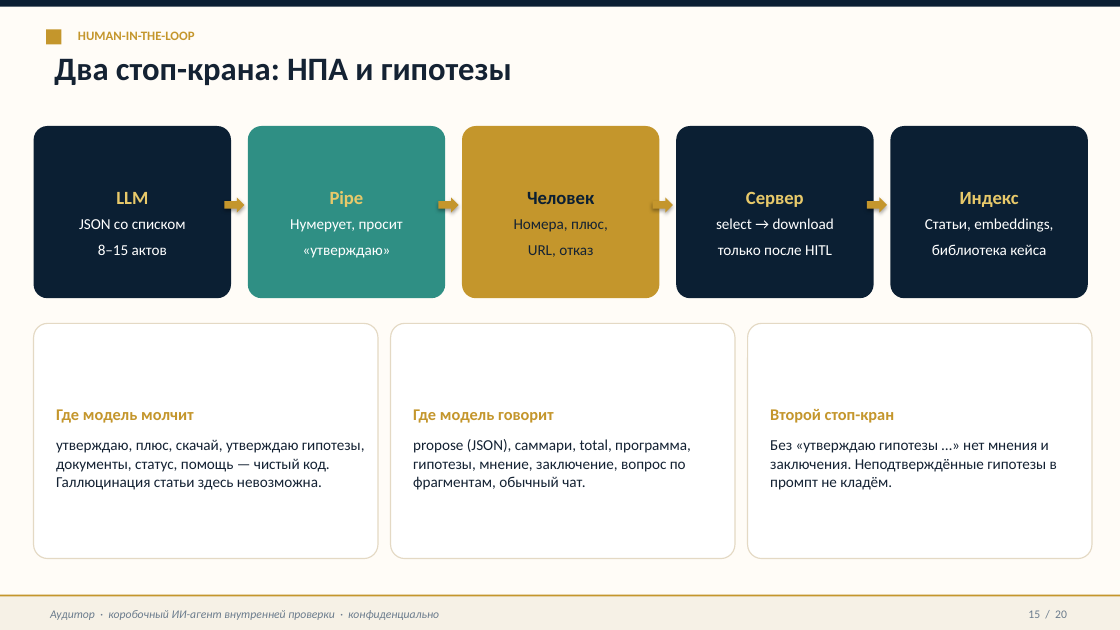
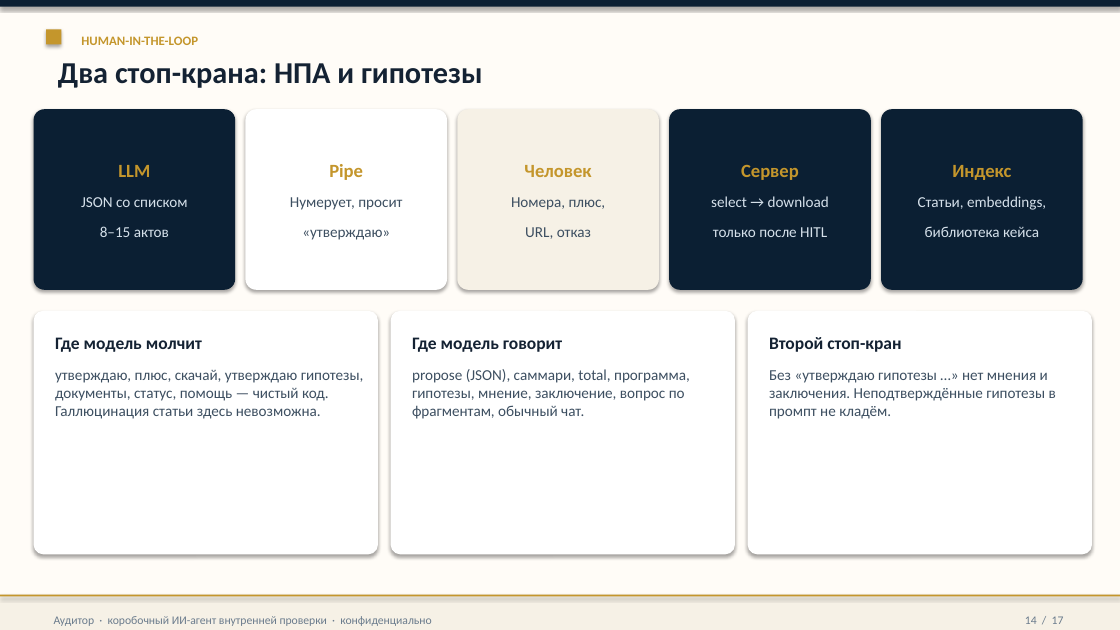
Before and after one commit to sweetd0vee/audit-tools, a slide deck: slide 14 of docs/Аудитор_ИИ-агент_презентация.pptx (slide 15 before the commit). Drawn at 1120x630 pixels with LibreOffice and Linux fonts; fonts in the diff are those of the drawing. Boxes give left, top, right and bottom in pixels: in the first picture for what was removed or moved away, otherwise in the second. Text is boxed around its words. In the diff, an @@ line names an element or a change of style, - is before the commit and + after.

```diff
--- a/docs/Аудитор_ИИ-агент_презентация.pptx
+++ b/docs/Аудитор_ИИ-агент_презентация.pptx
@@ shadow on in 5 elements at box(0, 0, 1120, 630), box(0, 0, 1120, 7), box(0, 595, 1120, 630), box(0, 595, 1120, 597), box(46, 29, 61, 45) @@
@@ text "HUMAN-IN-THE-LOOP": place and size @@
-text "HUMAN-IN-THE-LOOP" at box(78, 31, 195, 40)
+text "HUMAN-IN-THE-LOOP" at box(81, 36, 198, 45)
@@ text "Два стоп-крана: НПА и гипотезы" at box(58, 63, 483, 88): size 28 to 26 pt @@
@@ rounded rectangle "LLM": place and size @@
-rounded rectangle "LLM" at box(34, 126, 231, 298)
+rounded rectangle "LLM" at box(34, 109, 235, 290)
@@ rounded rectangle "Pipe": place and size @@
-rounded rectangle "Pipe" at box(248, 126, 445, 298)
+rounded rectangle "Pipe" at box(245, 109, 447, 290)
@@ rounded rectangle "Pipe" at box(245, 109, 447, 290): fill #2F8F84 to #FFFFFF; shadow on; proportions changed @@
@@ rounded rectangle "Человек": place and size @@
-rounded rectangle "Человек" at box(462, 126, 660, 298)
+rounded rectangle "Человек" at box(457, 109, 659, 290)
@@ rounded rectangle "Человек" at box(457, 109, 659, 290): fill #C4962C to #F6F1E6; shadow on; proportions changed @@
@@ rounded rectangle "Сервер": place and size @@
-rounded rectangle "Сервер" at box(676, 126, 874, 298)
+rounded rectangle "Сервер" at box(670, 109, 871, 290)
@@ shadow on; proportions changed in 3 elements at box(34, 109, 235, 290), box(670, 109, 871, 290), box(881, 109, 1083, 290) @@
@@ rounded rectangle "Индекс": place and size @@
-rounded rectangle "Индекс" at box(891, 126, 1088, 298)
+rounded rectangle "Индекс" at box(881, 109, 1083, 290)
@@ text in rounded rectangle at box(118, 165, 150, 177): text colour #E8C96A to #C4962C in "LLM"; more space between paragraphs @@
@@ text in rounded rectangle at box(329, 164, 363, 180): text colour #E8C96A to #C4962C in "Pipe"; more space between paragraphs @@
@@ text in rounded rectangle at box(524, 165, 591, 177): text colour #0B1F33 to #C4962C in "Человек"; more space between paragraphs @@
@@ text in rounded rectangle at box(741, 165, 799, 180): text colour #E8C96A to #C4962C in "Сервер"; more space between paragraphs @@
@@ text in rounded rectangle at box(952, 165, 1011, 180): text colour #E8C96A to #C4962C in "Индекс"; more space between paragraphs @@
@@ text in rounded rectangle at box(81, 197, 188, 237): text changed; text colour #FFFFFF to #D5E0EA @@
-JSON со списком
-8–15 актов
+JSON со списком
+8–15 актов
@@ right arrow removed at box(224, 197, 245, 213) @@
@@ text in rounded rectangle at box(290, 197, 402, 240): text changed; text colour #FFFFFF to #3D4F61 @@
-Нумерует, просит
-«утверждаю»
+Нумерует, просит
+«утверждаю»
@@ right arrow removed at box(439, 197, 459, 213) @@
@@ text in rounded rectangle at box(511, 197, 606, 239): text changed; text colour #142233 to #3D4F61 @@
-Номера, плюс,
-URL, отказ
+Номера, плюс,
+URL, отказ
@@ right arrow removed at box(653, 197, 673, 213) @@
@@ text in rounded rectangle at box(711, 196, 829, 237): text changed; text colour #FFFFFF to #D5E0EA @@
-select → download
-только после HITL
+select → download
+только после HITL
@@ right arrow removed at box(867, 197, 887, 213) @@
@@ text in rounded rectangle at box(918, 196, 1046, 237): text changed; text colour #FFFFFF to #D5E0EA @@
-Статьи, embeddings,
-библиотека кейса
+Статьи, embeddings,
+библиотека кейса
@@ rounded rectangle "Где модель молчит": place and size @@
-rounded rectangle "Где модель молчит" at box(34, 323, 378, 559)
+rounded rectangle "Где модель молчит" at box(34, 311, 378, 555)
@@ rounded rectangle "Где модель молчит" at box(34, 311, 378, 555): size 14 to 15 pt, text colour #C4962C to #142233 in "Где модель молчит"; text colour #142233 to #3D4F61 in "утверждаю, плюс, скачай, утверждаю гипотезы, документы, стат ..."; more space between paragraphs; less space between paragraphs; vertical alignment middle to top; outline #E4D9C4 1 pt to none; shadow on; proportions changed @@
@@ rounded rectangle "Где модель говорит": place and size @@
-rounded rectangle "Где модель говорит" at box(391, 323, 735, 559)
+rounded rectangle "Где модель говорит" at box(391, 311, 735, 555)
@@ rounded rectangle "Где модель говорит" at box(391, 311, 735, 555): size 14 to 15 pt, text colour #C4962C to #142233 in "Где модель говорит"; text colour #142233 to #3D4F61 in "propose (JSON), саммари, total, программа, гипотезы, мнение, ..."; more space between paragraphs; less space between paragraphs; vertical alignment middle to top; outline #E4D9C4 1 pt to none; shadow on; proportions changed @@
@@ rounded rectangle "Второй стоп-кран": place and size @@
-rounded rectangle "Второй стоп-кран" at box(748, 323, 1092, 559)
+rounded rectangle "Второй стоп-кран" at box(748, 311, 1092, 555)
@@ rounded rectangle "Второй стоп-кран" at box(748, 311, 1092, 555): size 14 to 15 pt, text colour #C4962C to #142233 in "Второй стоп-кран"; text colour #142233 to #3D4F61 in "Без «утверждаю гипотезы …» нет мнения и ..."; more space between paragraphs; less space between paragraphs; vertical alignment middle to top; outline #E4D9C4 1 pt to none; shadow on; proportions changed @@
@@ text "Аудитор · коробочный ИИ-агент внутренней ..." at box(54, 616, 431, 626): italic off @@
@@ text at box(1025, 616, 1064, 624): text changed @@
-15 / 20
+14 / 17
```
Also in this commit, not shown: 14 other slides changed, 2 slides added, 5 slides removed, 4 other files.
